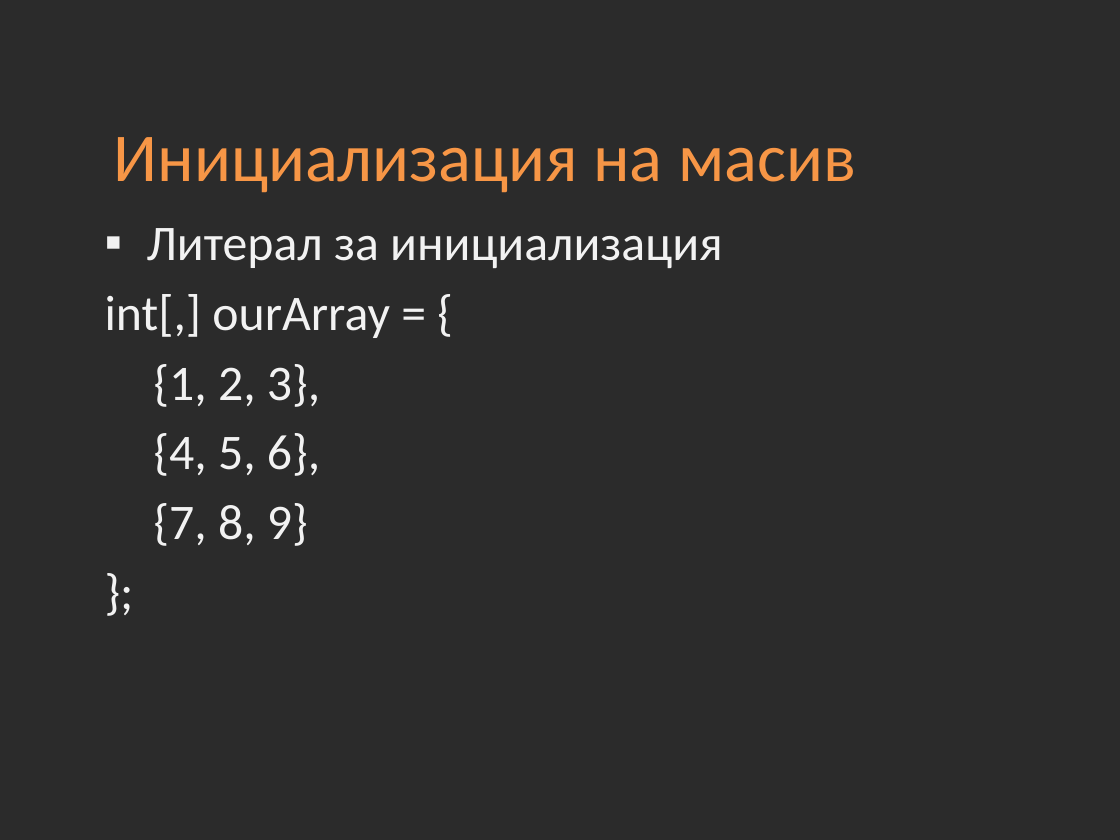
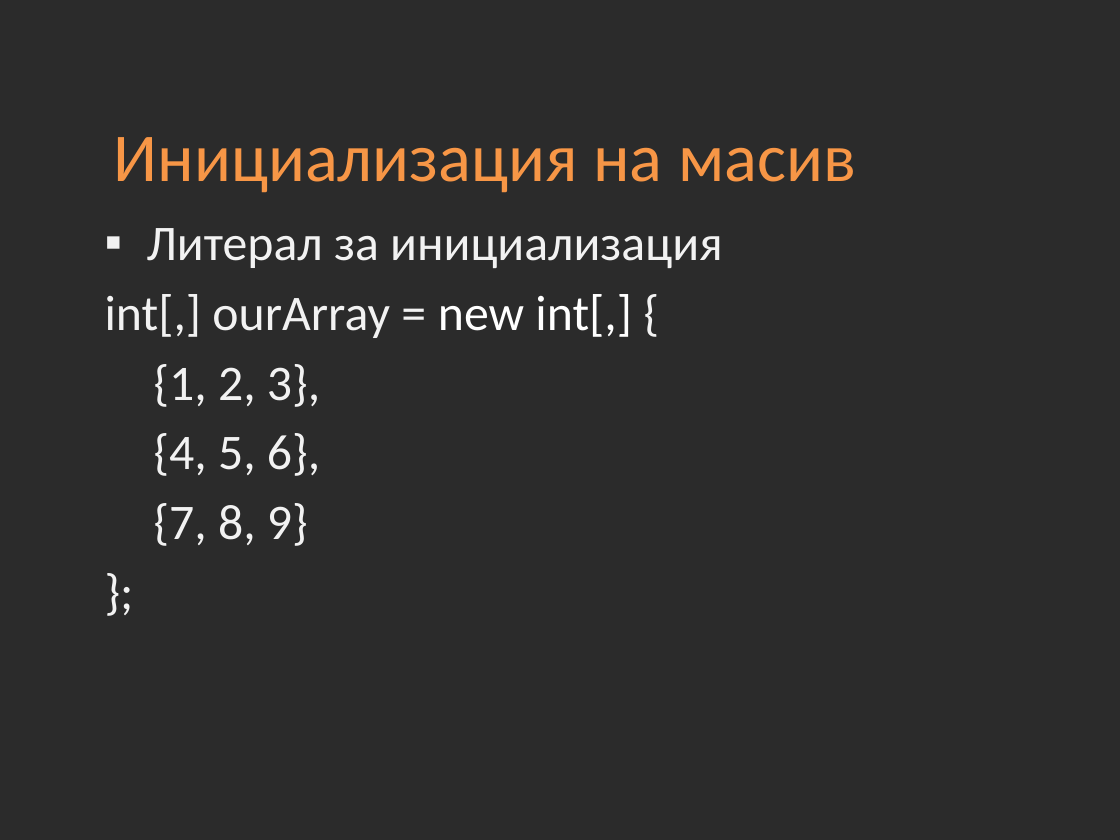
Before and after one commit to Academy-Soft-Intellect/Programming-Introduction-Course, a slide deck: slide 18 of 07-Arrays.pptx. Drawn at 1120x840 pixels with LibreOffice and Linux fonts; fonts in the diff are those of the drawing; background and template pictures are left out; a plain dark background stands for a picture behind light text. Boxes give left, top, right and bottom in pixels: in the first picture for what was removed or moved away, otherwise in the second. Text is boxed around its words. In the diff, an @@ line names an element or a change of style, - is before the commit and + after.

```diff
--- a/07-Arrays.pptx
+++ b/07-Arrays.pptx
@@ text at <box>105,294,632,338</box>: text changed @@
-int[,] ourArray = {
+int[,] ourArray = new int[,] {
```
Also in this commit, not shown: 5 other slides changed, 30 other files.
